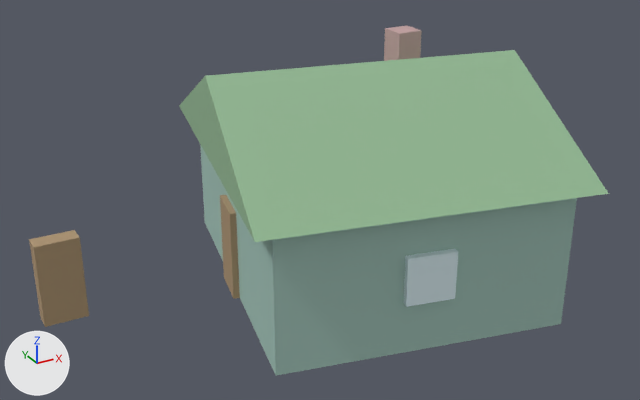
Two versions of the glTF model village/house_artemis.glb, one commit apart.
Camera for both pictures: a 50 mm camera at (-9.54, -15.28, 9.57) aimed at (-1.23, -0.18, 2.02). The lights are fixed; the arrows at lower left show +X, +Y and +Z. The older version comes first. Where no turn or scale is listed for an object, it has been applied to the vertices.

Objects in the first picture: 'artemis_atap.001', 'artemis_cerobong.001', 'artemis_dinding.001', 'artemis_jendela_-1.001', 'artemis_pintu.001', 'artemis_rak_kiri.001'.
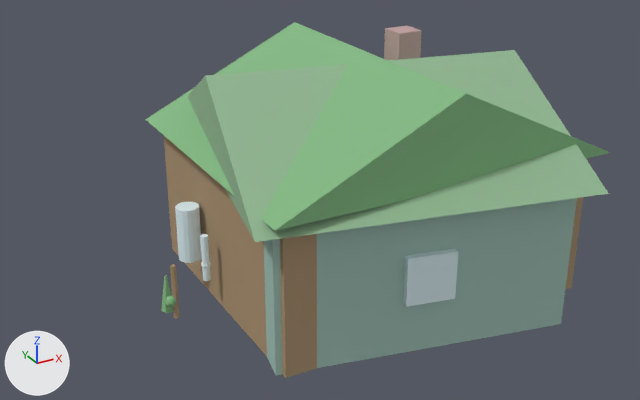
Edits to the bpy script that builds the scene:
```text
Add me_artemis_atap_mesh_005:
    me_artemis_atap_mesh_005.from_pydata([(-3.8, -3.3, 0.0), (3.8, -3.3, 0.0), (3.8, 3.3, 0.0), (-3.8, 3.3, 0.0), (0.0, -3.3, 1.8), (0.0, 3.3, 1.8)], [], [(0, 1, 4), (2, 3, 5), (1, 2, 5), (1, 5, 4), (3, 0, 4), (3, 4, 5), (0, 3, 2), (0, 2, 1)])
    me_artemis_atap_mesh_005.materials.append(mat_seng)  # green #83b883
Remove ob_artemis_rak_kiri_001:
    ob_artemis_rak_kiri_001 = bpy.data.objects.new('artemis_rak_kiri.001', me_cube_452)
Add ob_artemis_junjung1_001:
    ob_artemis_junjung1_001 = bpy.data.objects.new('artemis_junjung1.001', me_cone_431)  # a 5-sided cut cone along z (radius 0.15 at the low end, 0.03 at the high end) spanning x -0.143..0.143, y -0.121..0.15, z -0.4..0.4; in mat_daun (green #83b883)
    ob_artemis_junjung1_001.location = (-4.6, 0.2, 0.5)
Add ob_artemis_pagar_bunga_001:
    ob_artemis_pagar_bunga_001 = bpy.data.objects.new('artemis_pagar_bunga.001', me_sphere_115)  # a UV sphere (8 segments, 8 rings, poles along z) spanning x -0.12..0.12, y -0.12..0.12, z -0.12..0.12; in mat_daun (green #83b883)
    ob_artemis_pagar_bunga_001.location = (-4.6, 0.0, 0.4)
Add ob_artemis_pagar_001:
    ob_artemis_pagar_001 = bpy.data.objects.new('artemis_pagar.001', me_cylinder_490)  # a 6-sided cylinder along z spanning x -0.052..0.052, y -0.06..0.06, z -0.6..0.6; in mat_rak (beige #ad9371)
    ob_artemis_pagar_001.location = (-4.5, 0.0, 0.6)
Add ob_artemis_lumban_api_001:
    ob_artemis_lumban_api_001 = bpy.data.objects.new('artemis_lumban_api.001', me_sphere_114)  # a UV sphere (8 segments, 8 rings, poles along z) spanning x -0.1..0.1, y -0.1..0.1, z -0.1..0.1; in mat_kaca (pale blue #e0f5f9)
    ob_artemis_lumban_api_001.location = (-3.8, 0.0, 1.05)
Add ob_artemis_lumban_001:
    ob_artemis_lumban_001 = bpy.data.objects.new('artemis_lumban.001', me_cylinder_488)  # a 12-sided cylinder along z spanning x -0.08..0.08, y -0.08..0.08, z -0.5..0.5; in mat_kaca (pale blue #e0f5f9)
    ob_artemis_lumban_001.location = (-3.8, 0.0, 1.2)
Add ob_artemis_jendela_1_001_1:
    ob_artemis_jendela_1_001_1 = bpy.data.objects.new('artemis_jendela-1.001', me_cylinder_486)  # a 16-sided cylinder along z spanning x -0.25..0.25, y -0.25..0.25, z -0.6..0.6; in mat_kaca (pale blue #e0f5f9)
    ob_artemis_jendela_1_001_1.location = (-3.8, 0.9, 1.4)
Add ob_artemis_atap_003:
    ob_artemis_atap_003 = bpy.data.objects.new('artemis_atap.003', me_artemis_atap_mesh_005)
    ob_artemis_atap_003.location = (0.0, 0.0, 3.2)
Add ob_artemis_dinding_003:
    ob_artemis_dinding_003 = bpy.data.objects.new('artemis_dinding.003', me_cube_721)  # a box spanning x -3.5..3.5, y -3.0..3.0, z -1.5..1.5; in mat_rak (beige #ad9371)
    ob_artemis_dinding_003.location = (0.0, 0.0, 1.5)
```

What differs and where, as boxes [x1, y1, x2, y2] in the pictures (640 x 400 px):
'artemis_atap.003', added (green)
    after: [145, 22, 610, 231]
'artemis_dinding.003', added
    after: [164, 136, 588, 378]
'artemis_rak_kiri.001', deleted (beige)
    before: [29, 230, 89, 327]
'artemis_jendela-1.001', added (pale blue)
    after: [175, 202, 202, 263]
'artemis_lumban.001', added
    after: [200, 234, 211, 281]
'artemis_pagar.001', added
    after: [170, 264, 180, 318]
'artemis_junjung1.001', added
    after: [161, 275, 173, 313]
'artemis_pagar_bunga.001', added
    after: [165, 296, 176, 307]
'artemis_lumban_api.001', added
    after: [201, 262, 210, 269]
'artemis_pintu.001', unchanged, covered by the edit
    before: [220, 195, 240, 299]
